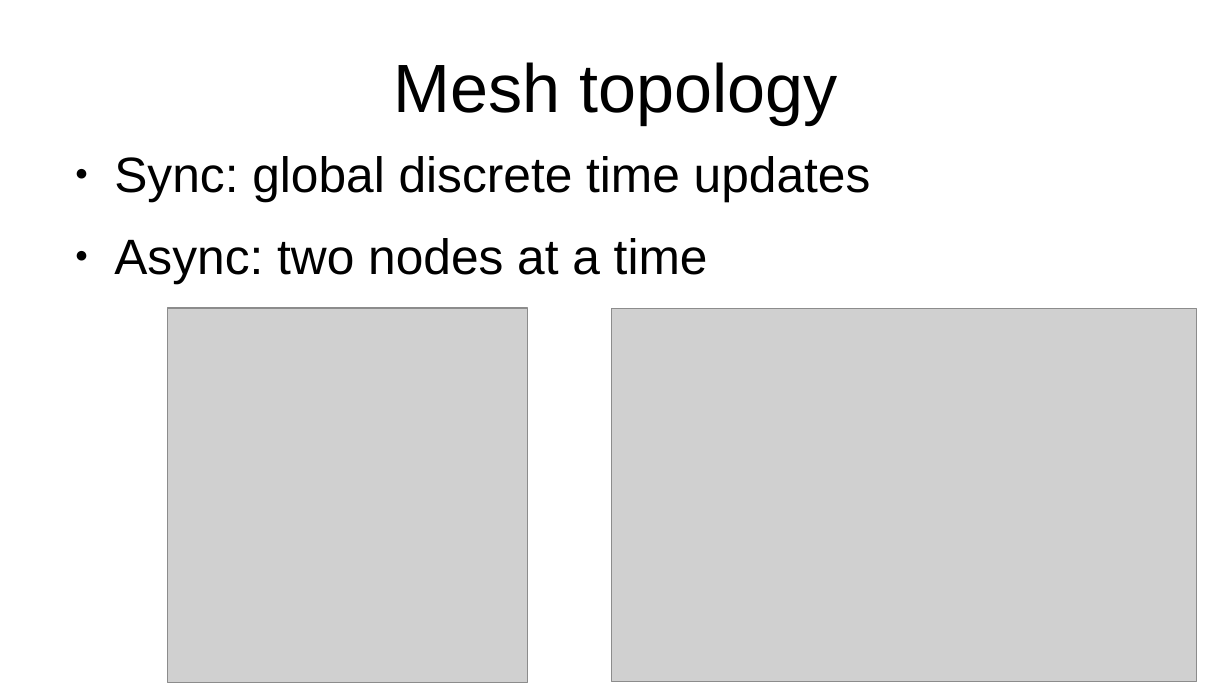
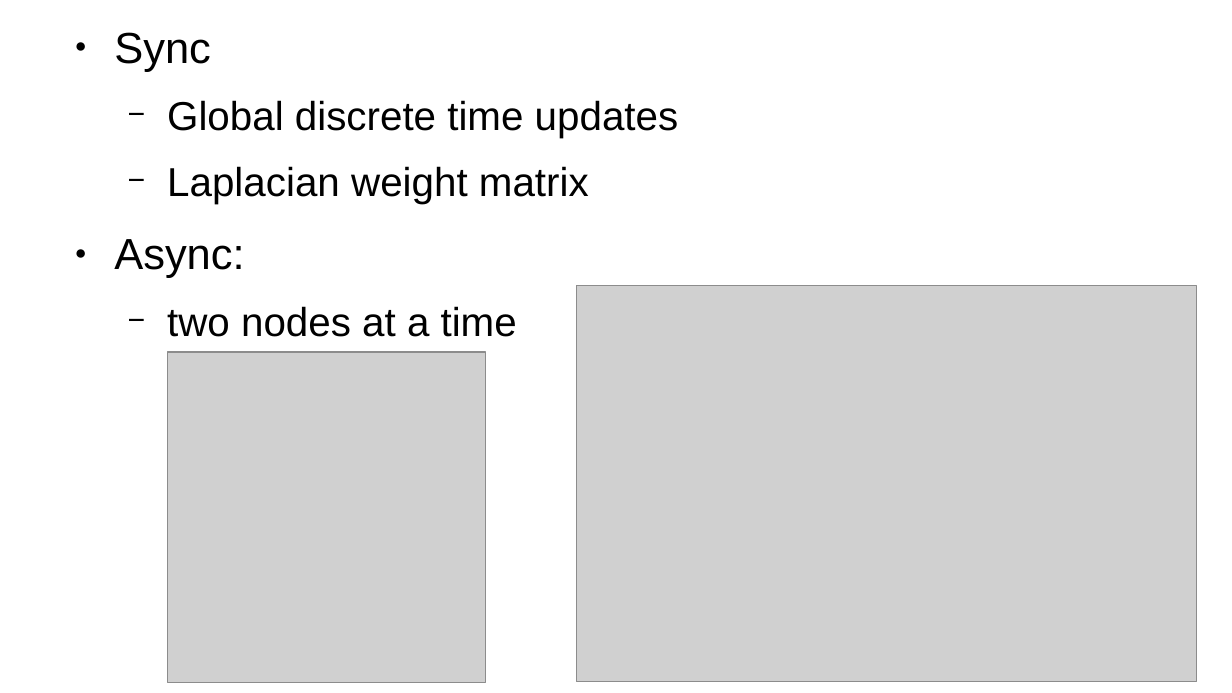
Before and after one commit to MortenMunk/PE-capstone, a slide deck: slide 6 of presentation.odp (slide 3 before the commit). Drawn at 1232x693 pixels with LibreOffice and Linux fonts; fonts in the diff are those of the drawing; grey boxes stand for pictures. Boxes give left, top, right and bottom in pixels: in the first picture for what was removed or moved away, otherwise in the second. Text is boxed around its words. In the diff, an @@ line names an element or a change of style, - is before the commit and + after.

```diff
--- a/presentation.odp
+++ b/presentation.odp
@@ text at (114, 32, 679, 337): text changed; size 32 to 26 pt @@
-● Sync: global discrete time updates
-● Async: two nodes at a time
+● Sync
+  − Global discrete time updates
+  − Laplacian weight matrix
+● Async:
+  − two nodes at a time
@@ title removed at (394, 62, 838, 125) @@
-Mesh topology
@@ picture: place and size @@
-picture at (612, 309, 1197, 682)
+picture at (577, 286, 1197, 682)
@@ picture: place and size @@
-picture at (168, 309, 529, 683)
+picture at (168, 352, 486, 683)
```
Also in this commit, not shown: 4 other slides changed, 6 slides added, 2 slides removed, 6 other files.
